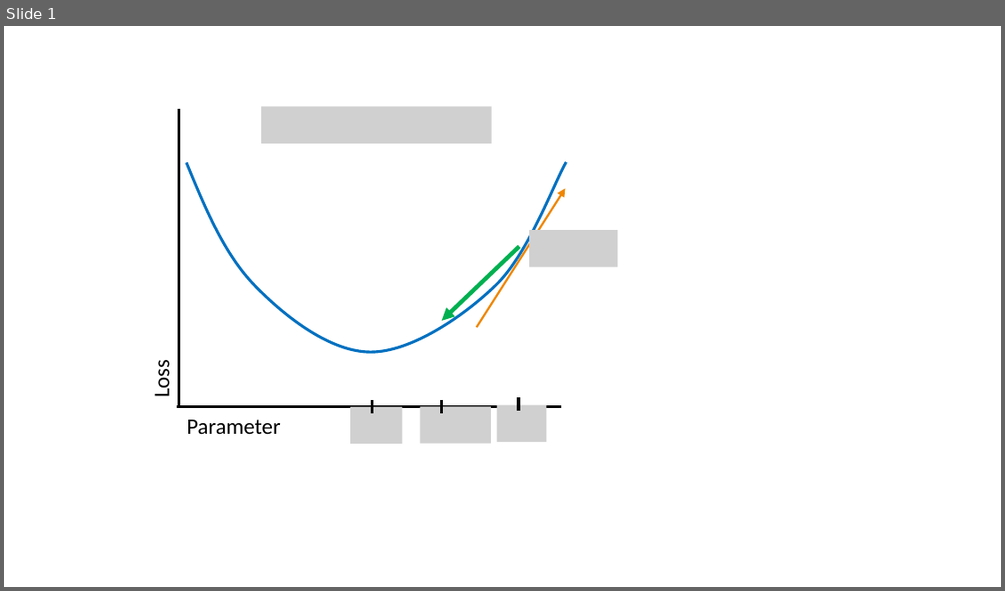
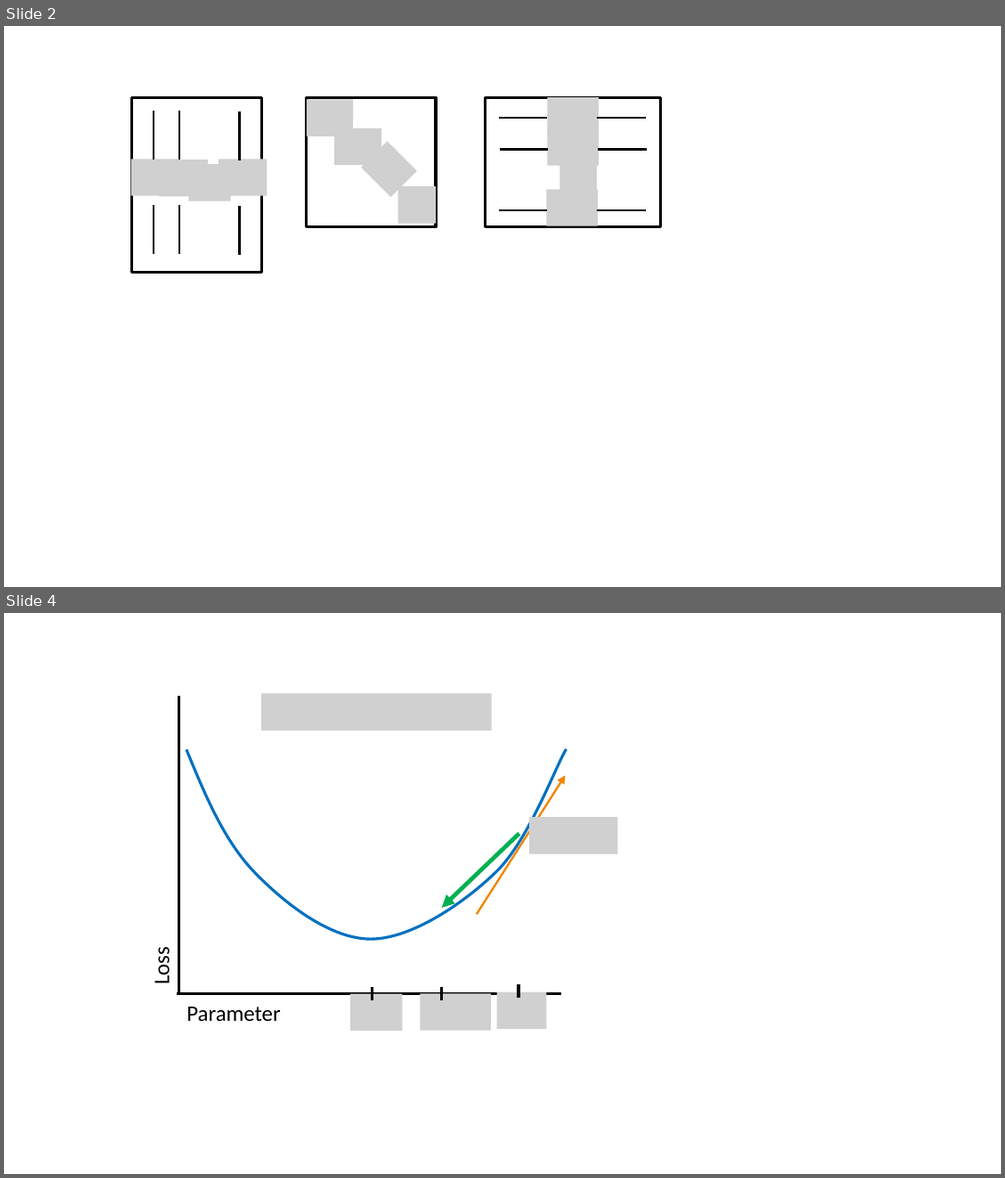
Before and after one commit to rtealwitter/datamining2025, a slide deck: notes/images.pptx. Shown one above the other, each under a label of ours: slide 1 before the commit, slides 2 and 4 after it; the slides between them are not shown. The pictures are 1005x591 and 1005x1178 pixels, drawn with LibreOffice and Linux fonts; fonts in the diff are those of the drawing; grey boxes stand for pictures. Boxes give left, top, right and bottom in pixels: in the first picture for what was removed or moved away, otherwise in the second. Text is boxed around its words. In the diff, an @@ line names an element or a change of style, - is before the commit and + after.

```diff
--- a/notes/images.pptx
+++ b/notes/images.pptx
@@ slide 2 added at (4, 26, 1001, 587), background #FFFFFF @@
@@ rectangle added at (131, 98, 261, 273), outline #000000 2 pt @@
@@ rectangle added at (306, 98, 436, 227), outline #000000 2 pt @@
@@ picture added at (306, 100, 353, 136) @@
@@ rectangle added at (485, 98, 660, 227), outline #000000 2 pt @@
@@ picture added at (547, 98, 599, 135) @@
@@ line added from (154, 111) to (154, 160), #000000 1.5 pt @@
@@ line added from (179, 111) to (179, 160), #000000 1.5 pt @@
@@ line added from (239, 111) to (239, 160), #000000 1.5 pt @@
@@ picture added at (334, 128, 380, 166) @@
@@ line added from (499, 118) to (547, 118), #000000 1.5 pt @@
@@ picture added at (547, 128, 599, 166) @@
@@ line added from (596, 118) to (645, 118), #000000 1.5 pt @@
@@ picture added at (130, 159, 179, 195) @@
@@ picture added at (218, 159, 267, 195) @@
@@ picture added at (361, 141, 417, 197) @@
@@ line added from (500, 150) to (549, 150), #000000 1.5 pt @@
@@ picture added at (559, 158, 597, 200) @@
@@ line added from (597, 150) to (646, 150), #000000 1.5 pt @@
@@ picture added at (159, 160, 207, 197) @@
@@ picture added at (188, 165, 230, 201) @@
@@ line added from (154, 206) to (154, 254), #000000 1.5 pt @@
@@ line added from (179, 204) to (179, 253), #000000 1.5 pt @@
@@ line added from (239, 207) to (239, 256), #000000 1.5 pt @@
@@ picture added at (397, 186, 436, 224) @@
@@ line added from (499, 210) to (547, 210), #000000 1.5 pt @@
@@ picture added at (546, 190, 597, 226) @@
@@ line added from (596, 210) to (645, 210), #000000 1.5 pt @@
@@ what was slide 1 is now slide 4 @@
```
Also in this commit, not shown: 5 other slides added, 27 other files.
